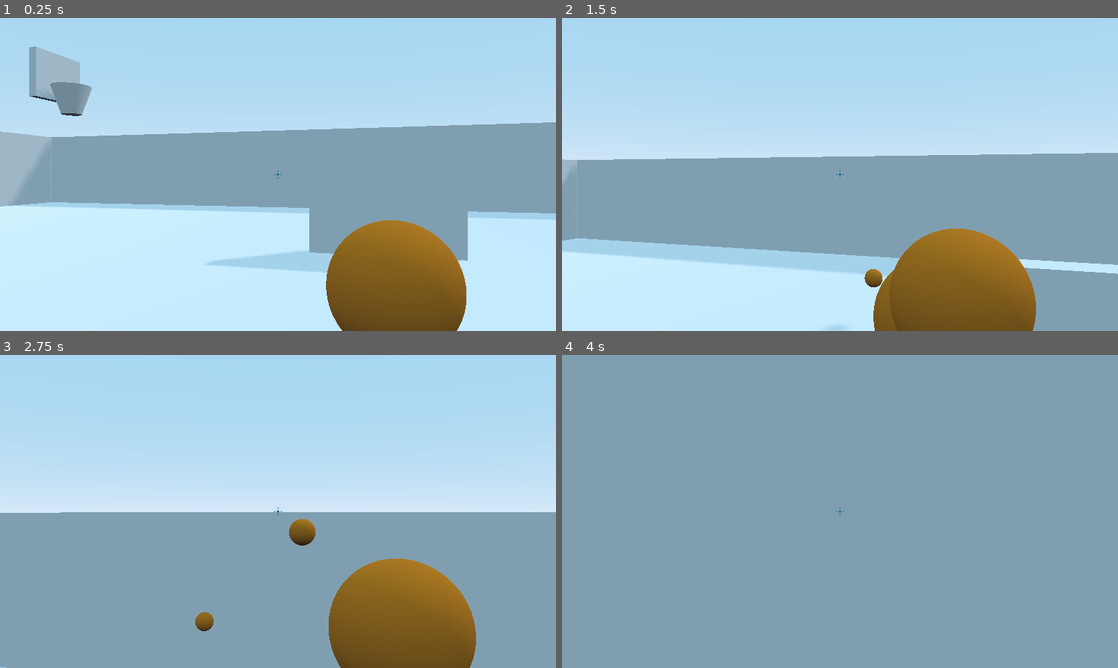
Above: before the commit, frames 1-4 (two rows, left to right).
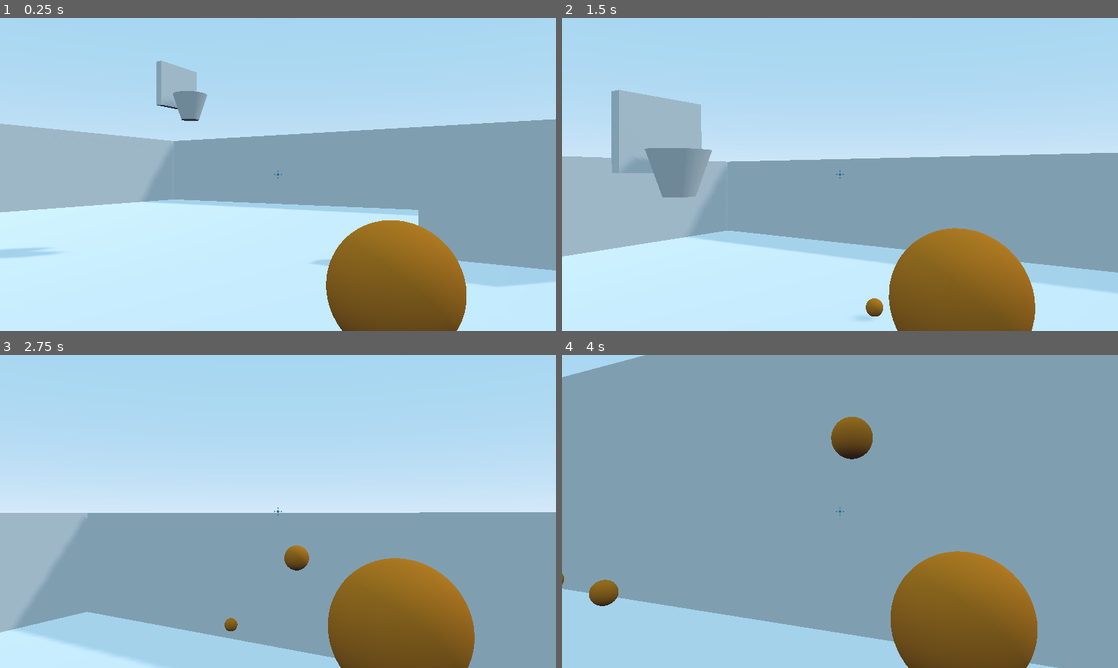
Above: after the commit, the same moments.

Repository: eddyjaguirre/moon-dunk
Game: Godot game, scene res://src/Game.tscn
The game is run twice, just before and just after one commit, with the same random seed, the same clock (stepped at 60 frames per second) and the same inputs.
Inputs (mouse positions are in pixels of both pictures, inside the frame that each line leads up to):
- Up to frame 1 (0.25 s): no input
- Up to frame 2 (1.5 s): move the mouse to (867, 174) at 0.52 s; hold W (move_forward) from 0.53 s (still down); click (867, 174) at 0.6 s; tap Space (jump) at 0.77 s; move the mouse to (812, 174) at 1.27 s; click (812, 174) at 1.35 s
- Up to frame 3 (2.75 s): keep holding W (move_forward); tap Space (jump) at 1.52 s; move the mouse to (289, 505) at 2.02 s; click (289, 505) at 2.1 s
- Up to frame 4 (4 s): keep holding W (move_forward); move the mouse to (834, 517) at 2.77 s; click (834, 517) at 2.85 s; tap Space (jump) at 3.02, 3.77 s; move the mouse to (878, 514) at 3.52 s; click (878, 514) at 3.6 s

The runs differ from the first frame. In frame 1, 16% of the frame differs, in the area x 0-100%, y 9-86%; in frame 2, 18%; in frame 3, 11%; in frame 4, 20%, in the area x 0-90%, y 0-100%.

Commit message:
Changed air mechanics

Diff:
--- a/src/Game.tscn
+++ b/src/Game.tscn
@@ -6,6 +6,6 @@
 [node name="Game" type="Node"]
 
 [node name="Player" parent="." instance=ExtResource( 1 )]
-transform = Transform( 0.258819, 0, -0.965926, 0, 1, 0, 0.965926, 0, 0.258819, 0, 3.44001, 0 )
+transform = Transform( 0.5, 0, -0.866026, 0, 1, 0, 0.866026, 0, 0.5, 0, 3.44001, 0 )
 
 [node name="TestLevel" parent="." instance=ExtResource( 2 )]
--- a/src/levels/TestLevel.tscn
+++ b/src/levels/TestLevel.tscn
@@ -1,9 +1,10 @@
-[gd_scene load_steps=7 format=2]
+[gd_scene load_steps=8 format=2]
 
 [ext_resource path="res://src/assets/textures/Dark/texture_05.png" type="Texture" id=1]
 [ext_resource path="res://src/environment/Hoop.tscn" type="PackedScene" id=2]
 [ext_resource path="res://src/assets/textures/Light/texture_02.png" type="Texture" id=3]
 [ext_resource path="res://src/environment/SpaceBox.tscn" type="PackedScene" id=4]
+[ext_resource path="res://src/assets/materials/darkgrid.tres" type="Material" id=5]
 
 [sub_resource type="SpatialMaterial" id=1]
 flags_world_triplanar = true
@@ -40,6 +41,22 @@
 depth = 8.0
 material = SubResource( 2 )
 
+[node name="CSGBox5" type="CSGBox" parent="CSGCombiner"]
+transform = Transform( -4.37114e-08, 0, -1, 0, 1, 0, 1, 0, -4.37114e-08, 6.25, 7, 23.5 )
+cast_shadow = 3
+width = 1.0
+height = 13.5
+depth = 22.0
+material = SubResource( 2 )
+
+[node name="CSGCylinder" type="CSGCylinder" parent="CSGCombiner/CSGBox5"]
+transform = Transform( -4.37114e-08, -1, 4.37114e-08, 1, -4.37114e-08, -4.37114e-08, 4.37114e-08, 4.37114e-08, 1, 0, 0, 0 )
+operation = 2
+radius = 3.0
+height = 1.5
+sides = 16
+material = ExtResource( 5 )
+
 [node name="CSGBox3" type="CSGBox" parent="CSGCombiner"]
 transform = Transform( 0, 0, -1, 0, 1, 0, 1, 0, 0, 0, 5, -50 )
 cast_shadow = 3
@@ -56,6 +73,12 @@
 depth = 100.0
 material = SubResource( 2 )
 
+[node name="CSGTorus" type="CSGTorus" parent="CSGCombiner"]
+transform = Transform( 1, 0, 0, 0, -4.37114e-08, -1, 0, 1, -4.37114e-08, 9.25, 12.75, -26.5 )
+inner_radius = 1.0
+outer_radius = 2.0
+sides = 16
+
 [node name="DirectionalLight" type="DirectionalLight" parent="."]
 transform = Transform( 0.707107, -0.5, 0.5, 0, 0.707107, 0.707107, -0.707107, -0.5, 0.5, 53.75, 47.25, 56 )
 light_energy = 0.25
--- a/src/player/Ball.tscn
+++ b/src/player/Ball.tscn
@@ -15,7 +15,6 @@
 [node name="Ball" type="RigidBody"]
 collision_layer = 2
 collision_mask = 6
-gravity_scale = 0.0
 script = ExtResource( 1 )
 
 [node name="MeshInstance" type="MeshInstance" parent="."]
--- a/src/player/Player.gd
+++ b/src/player/Player.gd
@@ -6,11 +6,13 @@
 onready var ground_check 	:= $GroundCheck
 onready var aimcast			:= $Head/Camera/AimCast
 onready var ball_pos		:= $Head/Hand/Ball
+onready var shoot_timter 	:= $ShootTimer
 onready var ball			:= preload("res://src/player/Ball.tscn")
 
 export var sway				:= 30
 
 var mouse_sensitivity = 0.03
+var can_shoot = true
 
 func _ready():
 	hand.set_as_toplevel(true)
@@ -38,7 +40,14 @@
 
 func handle_shoot():
 	if Input.is_action_just_released("shoot"):
+		if not can_shoot: return
 		if aimcast.is_colliding():
+			shoot_timter.start()
+			can_shoot = false
 			var ball_instance = ball.instance()
 			ball_pos.look_at(aimcast.get_collision_point(), Vector3.UP)
 			ball_pos.add_child(ball_instance)
+
+
+func _on_ShootTimer_timeout():
+	can_shoot = true
--- a/src/player/Player.tscn
+++ b/src/player/Player.tscn
@@ -51,6 +51,7 @@
 [node name="Camera" type="Camera" parent="Head"]
 keep_aspect = 0
 current = true
+far = 300.0
 
 [node name="AimCast" type="RayCast" parent="Head/Camera"]
 enabled = true
@@ -103,3 +104,8 @@
 
 [node name="Air" type="Node" parent="StateMachine/Move"]
 script = ExtResource( 6 )
+acceleration = 0.2
+
+[node name="ShootTimer" type="Timer" parent="."]
+one_shot = true
+[connection signal="timeout" from="ShootTimer" to="." method="_on_ShootTimer_timeout"]
--- a/src/player/states/Air.gd
+++ b/src/player/states/Air.gd
@@ -1,6 +1,6 @@
 extends State
 
-export var acceleration := 1
+export var acceleration := 1.0
 
 func enter(msg: Dictionary = {}) -> void:
 	_parent.current_accel = acceleration
--- a/src/player/states/Move.gd
+++ b/src/player/states/Move.gd
@@ -1,7 +1,7 @@
 extends State
 
 export var speed := 10
-export var horizontal_accel := 6
+export var horizontal_accel := 6.0
 
 export var gravity := 20
 export var jump := 10
